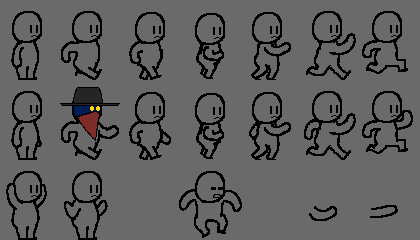
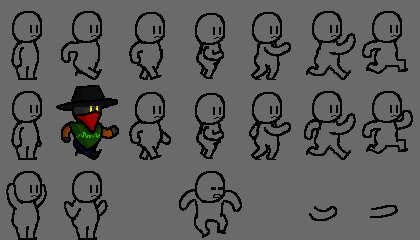
Comparing the layer stacks of the two 420 x 240 images. Changes:
"Layer 2": opacity 100% → 25%, moved it above "hat outline", painted on it over <box>61,86,118,158</box>
added layer "hat outline" above "details" over <box>56,85,118,111</box>
painted on "details" over <box>60,87,120,156</box>
added layer "details coloring" above "details 2" over <box>58,87,117,132</box>
added layer "details 2" above "details 2 coloring" over <box>68,123,103,151</box>
added layer "details 2 coloring" above "outlines" over <box>70,122,102,149</box>
painted on "outlines" over <box>72,100,102,105</box>
painted on "eyes" over <box>90,106,100,113</box>
painted on "coloring" over <box>62,105,117,158</box>
